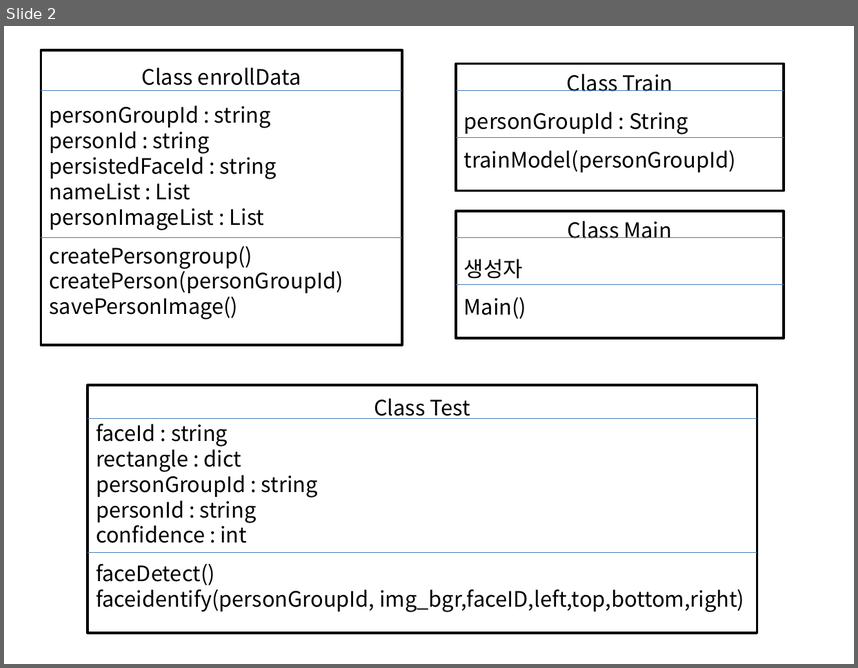
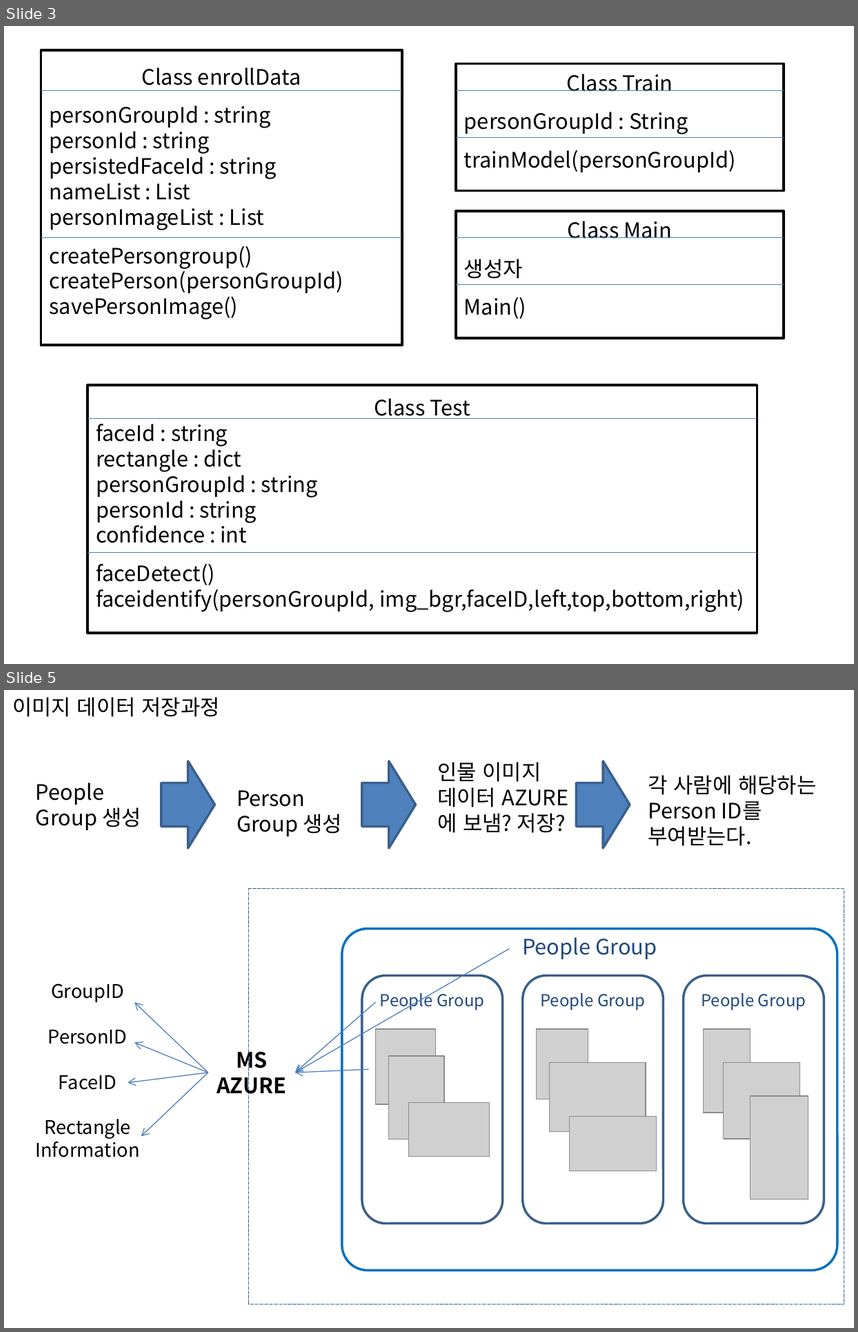
Before and after one commit to Jung-ayun/CJ_Intern, a slide deck: USER CASE DIAGRAM.pptx. Shown one above the other, each under a label of ours: slide 2 before the commit, slides 3 and 5 after it; the slides between them are not shown. The pictures are 858x668 and 858x1332 pixels, drawn with LibreOffice and Linux fonts; fonts in the diff are those of the drawing; grey boxes stand for pictures. Boxes give left, top, right and bottom in pixels: in the first picture for what was removed or moved away, otherwise in the second. Text is boxed around its words. In the diff, an @@ line names an element or a change of style, - is before the commit and + after.

```diff
--- a/USER CASE DIAGRAM.pptx
+++ b/USER CASE DIAGRAM.pptx
@@ slide 5 added at box(4, 690, 854, 1328), background #FFFFFF @@
@@ text added at box(12, 697, 219, 717), 18 pt, text #000000 @@
+이미지 데이터 저장과정
@@ right arrow added at box(161, 761, 215, 848), fill #4F81BD, outline #3A5F8C 2 pt @@
@@ right arrow added at box(362, 761, 415, 848), fill #4F81BD, outline #3A5F8C 2 pt @@
@@ text added at box(437, 762, 566, 833), 18 pt, text #000000 @@
+인물 이미지 데이터 AZURE에 보냄? 저장?
@@ right arrow added at box(576, 761, 630, 848), fill #4F81BD, outline #3A5F8C 2 pt @@
@@ text added at box(36, 782, 141, 830), 18 pt, text #000000 @@
+People Group 생성
@@ text added at box(237, 790, 342, 836), 18 pt, text #000000 @@
+Person Group 생성
@@ text added at box(648, 775, 816, 846), 18 pt, text #000000 @@
+각 사람에 해당하는 Person ID를 부여받는다.
@@ rectangle added at box(248, 888, 844, 1303), fill #FFFFFF, outline #3A5F8C 0.25 pt dashed @@
@@ rounded rectangle added at box(342, 929, 838, 1270), outline #0070C0 2 pt, 18 pt, text #1F497D @@
+People Group
@@ arrow added from (509, 949) to (296, 1072), #4B7EBC 0.75 pt @@
@@ rectangle added at box(21, 976, 154, 1173), fill #FFFFFF, outline #FFFFFF 0.25 pt, 16 pt, text #000000 @@
+GroupID
+PersonID
+FaceID
+Rectangle Information
@@ rounded rectangle added at box(362, 976, 502, 1223), outline #3A5F8C 2 pt, 14 pt, text #1F497D @@
+People Group
@@ rounded rectangle added at box(523, 976, 663, 1223), outline #3A5F8C 2 pt, 14 pt, text #1F497D @@
+People Group
@@ rounded rectangle added at box(683, 976, 824, 1223), outline #3A5F8C 2 pt, 14 pt, text #1F497D @@
+People Group
@@ arrow added from (208, 1072) to (135, 1002), #4B7EBC 0.75 pt @@
@@ arrow added from (375, 1002) to (296, 1072), #4B7EBC 0.75 pt @@
@@ picture added at box(375, 1029, 436, 1104) @@
@@ picture added at box(536, 1029, 588, 1099) @@
@@ picture added at box(704, 1029, 751, 1112) @@
@@ arrow added from (208, 1072) to (135, 1042), #4B7EBC 0.75 pt @@
@@ text added at box(217, 1046, 286, 1098), 18 pt, text #000000, bold @@
+MS AZURE
@@ picture added at box(389, 1056, 444, 1138) @@
@@ arrow added from (208, 1072) to (128, 1083), #4B7EBC 0.75 pt @@
@@ arrow added from (208, 1072) to (141, 1136), #4B7EBC 0.75 pt @@
@@ arrow added from (369, 1069) to (296, 1072), #4B7EBC 0.75 pt @@
@@ picture added at box(550, 1063, 646, 1131) @@
@@ picture added at box(723, 1063, 800, 1138) @@
@@ picture added at box(408, 1103, 488, 1156) @@
@@ picture added at box(751, 1096, 808, 1199) @@
@@ picture added at box(569, 1116, 656, 1171) @@
@@ what was slide 2 is now slide 3 @@
```
Also in this commit, not shown: 2 slides changed, 2 other slides added, 1 other file.
